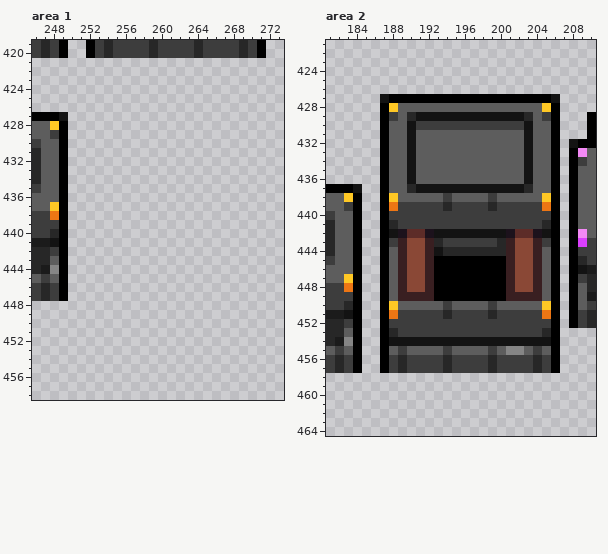
A pixel-art file gets an edit: BurningKnight/Content/Animations/props.ase. The picture above was drawn from the file before the commit.
293x601 pixels, 1 frame. Shown: area 1: x 246..273, y 419..458; area 2: x 181..210, y 421..464.
Now the later version:
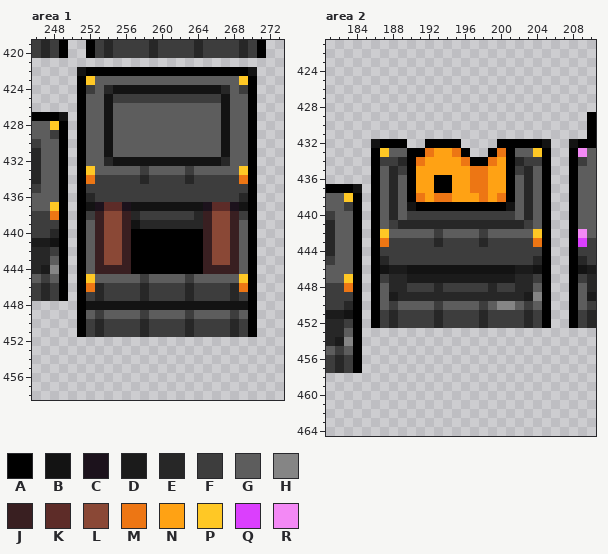
Palette (. is transparent): A #000000  B #131313  C #1c121c  D #1b1b1b  E #272727  F #3d3d3d  G #5d5d5d  H #858585  J #391f21  K #5d2c28  L #8a4836  M #ed7614  N #ffa214  P #ffc825  Q #db3ffd  R #f389f5
Edits made:
Area 1:
y 422: x 251..270 .................... -> BAAAAAAAAAAAAAAAAAAB
y 423: x 251..270 .................... -> APGGGGGGGGGGGGGGGGPA
y 424: x 251..270 .................... -> AFGEBBBBBBBBBBBBEGFA
y 425: x 251..270 .................... -> AGGBFFFFFFFFFFFFBGGA
y 426..431: x 251..270 .................... -> AGGBGGGGGGGGGGGGBGGA
y 432: x 251..270 .................... -> AGGEBBBBBBBBBBBBEGGA
y 433: x 251..270 .................... -> APGGGGGFGGGGFGGGGGPA
y 434: x 251..270 .................... -> AMFFFFFEFFFFEFFFFFMA
y 435: x 251..270 .................... -> AFFFFFFFFFFFFFFFFFFA
y 436: x 251..270 .................... -> AEFFFFFFFFFFFFFFFFEA
y 437: x 251..270 .................... -> ABCKKCBBBBBBBBCKKCBA
y 438: x 251..270 .................... -> AFJLLJEFFFFFFEJLLJFA
y 439: x 251..270 .................... -> AGJLLJBEEEEEEEJLLJGA
y 440..443: x 251..270 .................... -> AGJLLJAAAAAAAAJLLJGA
y 444: x 251..270 .................... -> AGJJJJAAAAAAAAJJJJGA
y 445: x 251..270 .................... -> APGGGGGFGGGGFGGGGGPA
y 446: x 251..270 .................... -> AMEFFFFEFFFFEFFFFEMA
y 447: x 251..270 .................... -> AFEFFFFEFFFFEFFFFEFA
y 448: x 251..270 .................... -> ABBBBBBBBBBBBBBBBBBA
y 449: x 251..270 .................... -> AGFGGGGFGGGGFGGGGFGA
y 450..451: x 251..270 .................... -> AFEFFFFEFFFFEFFFFEFA
Area 2:
y 427: x 187..206 BAAAAAAAAAAAAAAAAAAB -> ....................
y 428: x 187..206 APGGGGGGGGGGGGGGGGPA -> ....................
y 429: x 187..206 AFGEBBBBBBBBBBBBEGFA -> ....................
y 430: x 187..206 AGGBFFFFFFFFFFFFBGGA -> ....................
y 431: x 187..206 AGGBGGGGGGGGGGGGBGGA -> ....................
y 432: x 186 . -> B; x 188..206 GGBGGGGGGGGGGGGBGGA -> AA..AAAA....AAAAAB.
y 433: x 186..187 .A -> AP; x 190..201 BGGGGGGGGGGG -> AAMNNMA..AMA; x 203..206 BGGA -> GPA.
y 434: x 186..206 .AGGBGGGGGGGGGGGGBGGA -> AFFEAMNNNNMAAMNAEFFA.
y 435: x 186..203 .AGGBGGGGGGGGGGGGB -> AGEFANNNNNNMMNNAFE; x 205..206 GA -> A.
y 436: x 186..188 .AG -> AGE; x 190..201 BGGGGGGGGGGG -> ANNAANNMMNNA; x 203 B -> E; x 205..206 GA -> A.
y 437: x 186..188 .AG -> AGE; x 190..202 EBBBBBBBBBBBB -> ANNAANNMMNNAG; x 205..206 GA -> A.
y 438: x 186..188 .AP -> AGE; x 190..201 GGGGFGGGGFGG -> AMNMMNNNMNMA; x 203 G -> E; x 205..206 PA -> A.
y 439: x 186..206 .AMFFFFFEFFFFEFFFFFMA -> AGEGBAAAAAAAAAABGEGA.
y 440: x 186..189 .AFF -> AGEG; x 202..206 FFFFA -> GEGA.
y 441: x 186..202 .AEFFFFFFFFFFFFFF -> AGFEEEEEEEEEEEEEE; x 204..206 FEA -> GA.
y 442: x 186..206 .ABCKKCBBBBBBBBCKKCBA -> APGGGGGFGGGGFGGGGGPA.
y 443: x 186..187 .A -> AM; x 189..192 JLLJ -> FFFF; x 198 F -> E; x 200..206 EJLLJFA -> FFFFMA.
y 444: x 186..206 .AGJLLJBEEEEEEEJLLJGA -> AFFFFFFFFFFFFFFFFFFA.
y 445: x 186..206 .AGJLLJAAAAAAAAJLLJGA -> AEFFFFFFFFFFFFFFFFEA.
y 446: x 186..206 .AGJLLJAAAAAAAAJLLJGA -> ABDDBBBBBBBBBBBBDDBA.
y 447: x 186..206 .AGJLLJAAAAAAAAJLLJGA -> AFEEDDDDDDDDDDDDEEFA.
y 448: x 186..206 .AGJLLJAAAAAAAAJLLJGA -> AGEEFFFEFFFFFEFFEEGA.
y 449: x 186..206 .AGJJJJAAAAAAAAJJJJGA -> AGDEEEEEEEEEEEEEEDHA.
y 450: x 186..188 .AP -> AGF; x 193..194 GF -> FG; x 198..201 GFGG -> FGHH; x 203 G -> F; x 205..206 PA -> A.
y 451: x 186..188 .AM -> AFE; x 193..194 FE -> EF; x 198..199 FE -> EF; x 203 F -> E; x 205..206 MA -> A.
y 452: x 186..188 .AF -> AFE; x 193 F -> E; x 198 F -> E; x 203 F -> E; x 205..206 FA -> A.
y 453: x 187..206 AEFFFFFFFFFFFFFFFFEA -> ....................
y 454: x 187..206 ABBBBBBBBBBBBBBBBBBA -> ....................
y 455: x 187..206 AGFGGGGFGGGGFGHHGFGA -> ....................
y 456..457: x 187..206 AFEFFFFEFFFFEFFFFEFA -> ....................
